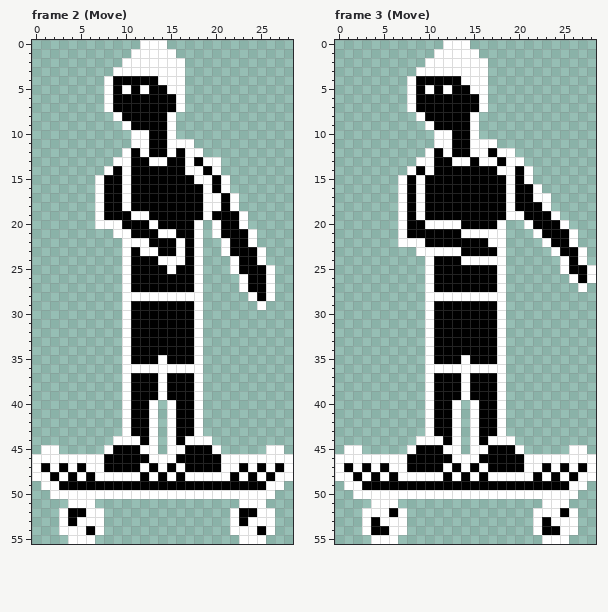
One commit to this pixel-art file: Assets/Aseprite/New/Skater.aseprite. The picture above is the old version.
44x64 pixels, 13 frames. Shown: frame 2 (Move), frame 3 (Move). The old version is drawn lined up with the new one, on the new canvas. The commit also changed other frames, which this record leaves out.
The result:
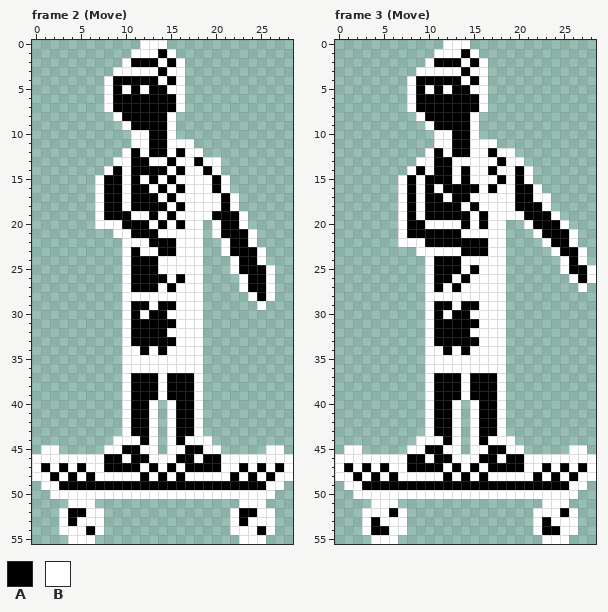
Palette (. is transparent): A #000000  B #ffffff
Diff:
canvas 44x64 -> 29x56, the old top-left corner now at -5,-2 (the part of the old canvas that was cut away was empty and is not shown)
--- frame 2 (Move)
@@ x 9..17 @@
  0 ...BBB...
- 1 ..BBBBB..
- 2 .BBBBBBB.
- 3 BBBBBBBB.
- 4 AAAAABBB.
+ 1 ..BBBAB..
+ 2 .BAAABAB.
+ 3 BBBBBABB.
+ 4 AAAAABAB.
  5 ABABAABB.
@@ x 9..20 @@
 12 .BABAABABB..
-13 BBAABBAABABB
-14 ABAAAAAABBAB
-15 ABAAAAAAABBA
-16 ABAAAAAAAABA
-17 ABAAAAAAAABB
-18 ABAAAAAAAABB
-19 AABBAAAAAABA
-20 BAAABAAAAB.B
-21 BBAAABBAAB.B
-22 .BBBAAABAB..
-23 .BABBAABAB..
-24 .BAAABBBAB..
-25 .BAAAABAAB..
-26 .BAAAAAAAB..
-27 .BAAAAAAAB..
+13 BBAABBABBABB
+14 ABAAAABABBAB
+15 ABABABABBBBA
+16 ABAABABABBBA
+17 ABAAABABBBBB
+18 ABAAAABABBBB
+19 AABBABABBBBA
+20 BAAABABABB.B
+21 BBAAABBBBB.B
+22 .BBBAAABBB..
+23 .BABBAABBB..
+24 .BAAABBBBB..
+25 .BAAABBBBB..
+26 .BAAAABABB..
+27 .BAAABABBB..
 28 .BBBBBBBBB..
-29 .BAAAAAAAB..
-30 .BAAAAAAAB..
-31 .BAAAAAAAB..
-32 .BAAAAAAAB..
-33 .BAAAAAAAB..
-34 .BAAAAAAAB..
-35 .BAAABAAAB..
+29 .BAABAABBB..
+30 .BABAABBBB..
+31 .BAAAAABBB..
+32 .BAAAABBBB..
+33 .BAAAAABBB..
+34 .BBABABBBB..
+35 .BBBBBBBBB..
 36 .BBBBBBBBB..
@@ x 7..21 @@
 44 ..BBBAB.BABBB..
-45 .BAAABB.BBAAAB.
-46 BAAAAABBBAAAAAB
+45 .BBAABB.BBAABB.
+46 BAABAABBBAABAAB
 47 BAAAABABABAAAAB
--- frame 3 (Move)
@@ x 9..17 @@
  0 ...BBB...
- 1 ..BBBBB..
- 2 .BBBBBBB.
- 3 BBBBBBBB.
- 4 AAAAABBB.
+ 1 ..BBBAB..
+ 2 .BAAABAB.
+ 3 BBBBBABB.
+ 4 AAAAABAB.
  5 ABABAABB.
@@ x 9..20 @@
 12 .BABAABBABB.
-13 BBAABBABBABB
-14 ABAAAAAAABBA
-15 BAAAAAAAAABA
-16 BAAAAAAAAABA
-17 BAAAAAAAAABA
-18 BAAAAAAAAABA
-19 BAAAAAAAAABB
-20 ABBBBAAAAB..
+13 BBAABBBBBABB
+14 ABAABABBABBA
+15 BAAABABBBABA
+16 BABAAAABABBA
+17 BAABAABBBBBA
+18 BAAAABABBBBA
+19 BAAAAABABBBB
+20 ABBBBABABB..
 21 AAAAABBBBB..
 22 BAAAAAAABB..
-23 BBBBBAAAAB..
+23 BBBBBAAABB..
 24 .BAAABBBBB..
-25 .BAAAAAAAB..
-26 .BAAAAAAAB..
-27 .BAAAAAAAB..
+25 .BAAABABBB..
+26 .BAABABBBB..
+27 .BABABBBBB..
 28 .BBBBBBBBB..
-29 .BAAAAAAAB..
-30 .BAAAAAAAB..
-31 .BAAAAAAAB..
-32 .BAAAAAAAB..
-33 .BAAAAAAAB..
-34 .BAAAAAAAB..
-35 .BAAABAAAB..
+29 .BAABAABBB..
+30 .BABAABBBB..
+31 .BAAAAABBB..
+32 .BAAAABBBB..
+33 .BAAAAABBB..
+34 .BBABABBBB..
+35 .BBBBBBBBB..
 36 .BBBBBBBBB..
@@ x 7..21 @@
 44 ..BBBAB.BABBB..
-45 .BAAABB.BBAAAB.
-46 BAAAAABBBAAAAAB
+45 .BBAABB.BBAABB.
+46 BAABAABBBAABAAB
 47 BAAAABABABAAAAB
Where, in picture pixels (left, top, right, bottom), the same in both pictures:
changed: (131, 49, 176, 85)
changed: (131, 157, 203, 364)
changed: (113, 445, 131, 463)
changed: (194, 445, 212, 463)
changed: (434, 49, 479, 85)
changed: (434, 157, 506, 364)
changed: (416, 445, 434, 463)
changed: (497, 445, 515, 463)
